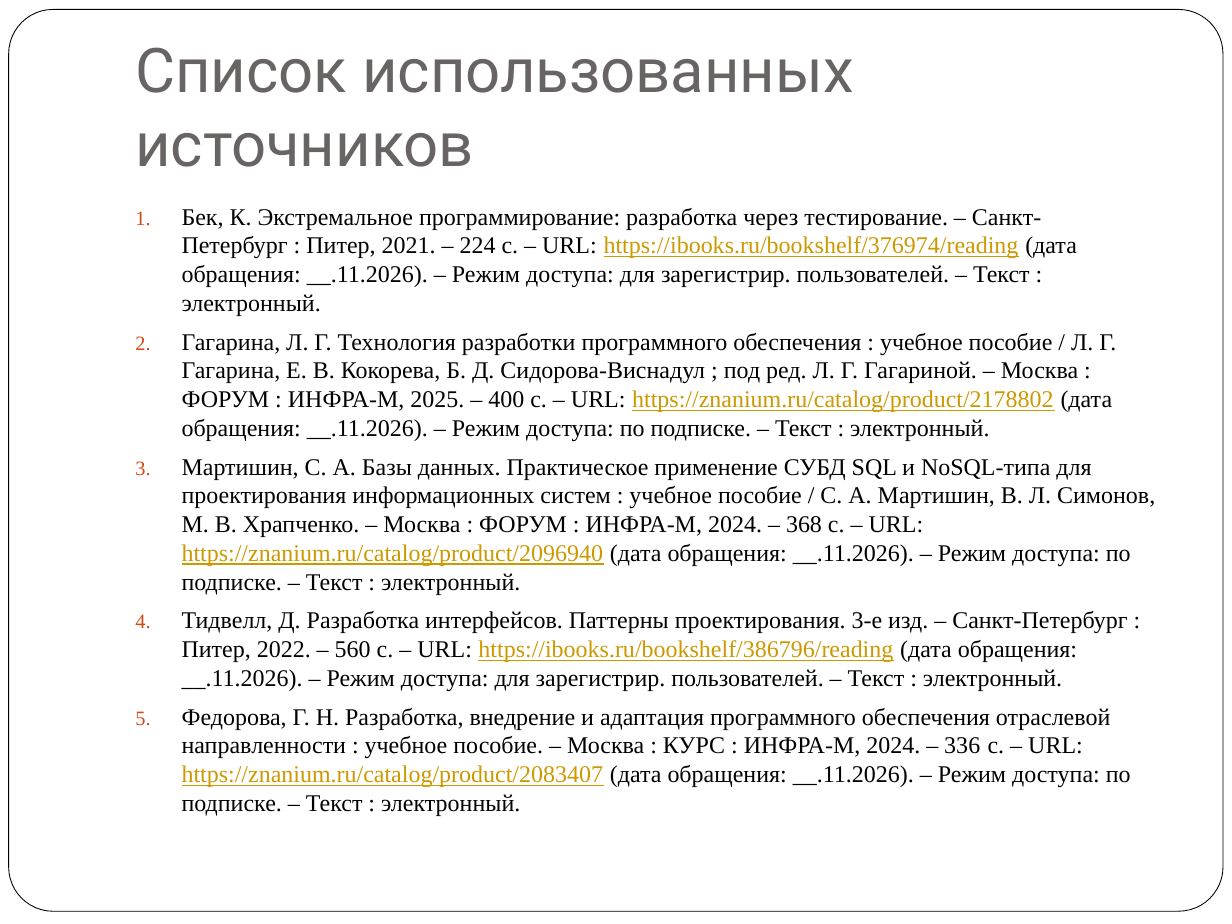
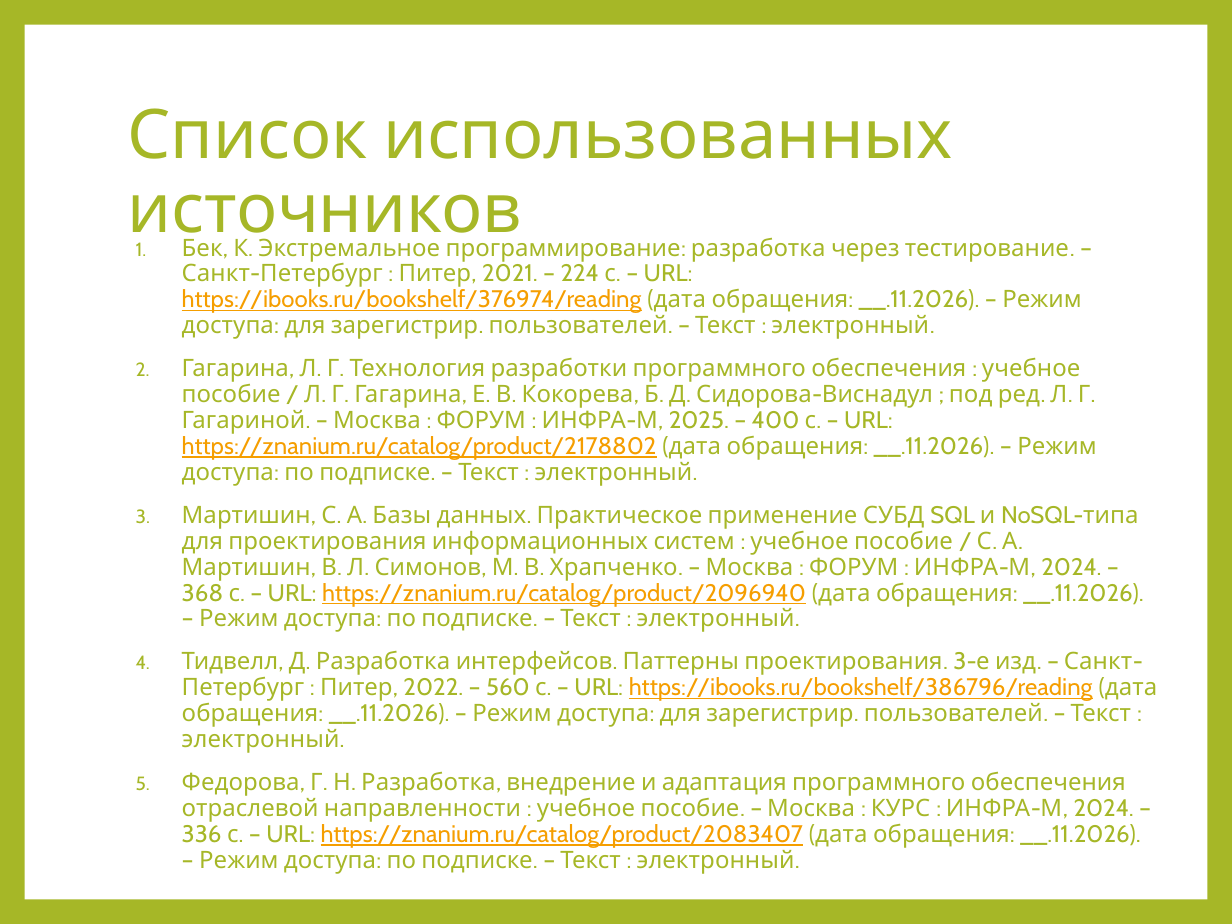
Before and after one commit to KlosHiHi/CursedProj, a slide deck: slide 21 of files/Курсовое проектирование 2026.pptx. Drawn at 1232x924 pixels with LibreOffice and Linux fonts; fonts in the diff are those of the drawing. Boxes give left, top, right and bottom in pixels: in the first picture for what was removed or moved away, otherwise in the second. Text is boxed around its words. In the diff, an @@ line names an element or a change of style, - is before the commit and + after.

```diff
--- a/files/Курсовое проектирование 2026.pptx
+++ b/files/Курсовое проектирование 2026.pptx
@@ background #FFFFFF to #A6B727 @@
@@ rounded rectangle removed at box(9, 10, 1223, 912) @@
@@ rectangle added at box(25, 25, 1207, 899), fill #FFFFFF @@
@@ title "Список использованных источников": place and size @@
-title "Список использованных источников" at box(135, 47, 853, 167)
+title "Список использованных источников" at box(128, 108, 953, 249)
@@ title "Список использованных источников" at box(128, 108, 953, 249): size 36 to 40 pt, font Roboto to Cabin, text colour #696464 to #A6B727; line spacing 1 to 0.9; vertical alignment bottom to middle @@
@@ text "Бек, К. Экстремальное программирование: разработка ...": place and size @@
-text "Бек, К. Экстремальное программирование: разработка ..." at box(182, 208, 1155, 816)
+text "Бек, К. Экстремальное программирование: разработка ..." at box(182, 237, 1157, 874)
@@ text "Бек, К. Экстремальное программирование: разработка ..." at box(182, 237, 1157, 874): font Times New Roman to Cabin; text colour #000000 to #A6B727 in "Бек, К. Экстремальное программирование: разработка через тес ...", "Гагарина, Л. Г. Технология разработки программного обеспечен ...", "Мартишин, С. А. Базы данных. Практическое применение ...", "Тидвелл, Д. Разработка интерфейсов. Паттерны проектирования. ..." and 1 more places; text colour #CC9900 to #F59E00 in "https://ibooks.ru/bookshelf/376974/reading", "https://znanium.ru/catalog/product/2178802", "https://znanium.ru/catalog/product/2096940", "https://ibooks.ru/bookshelf/386796/reading" and 1 more places; line spacing 1 to 0.9; more space between paragraphs; bullet colour #D34817 to #A6B727 @@
```
Also in this commit, not shown: 21 other slides changed, 5 other files.
